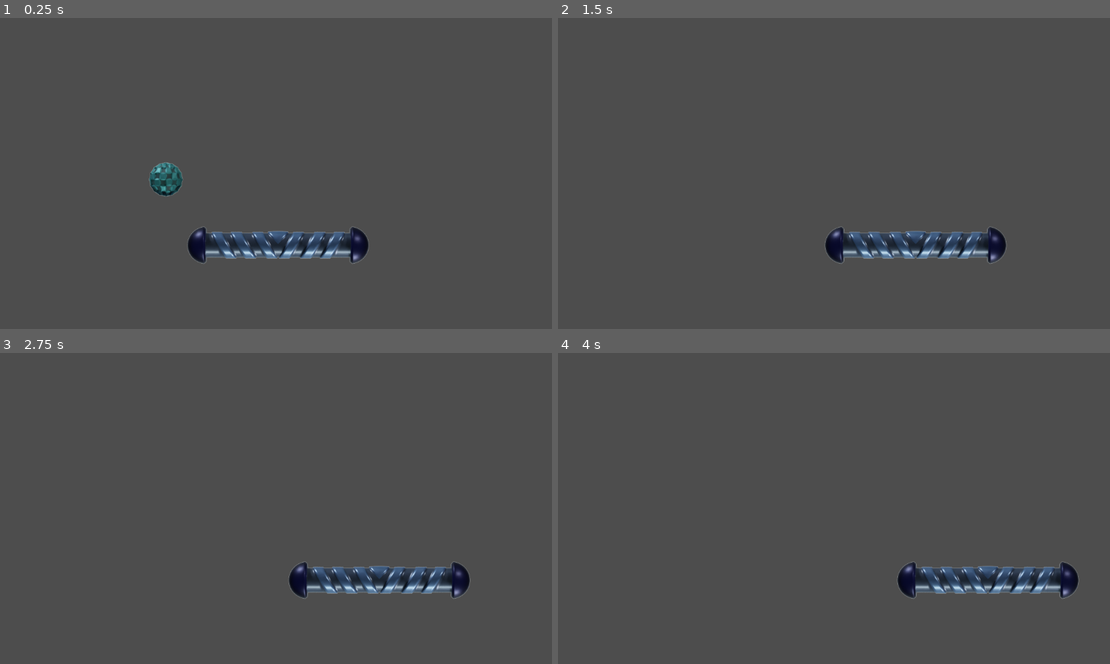
Above: before the commit, frames 1-4 (two rows, left to right).
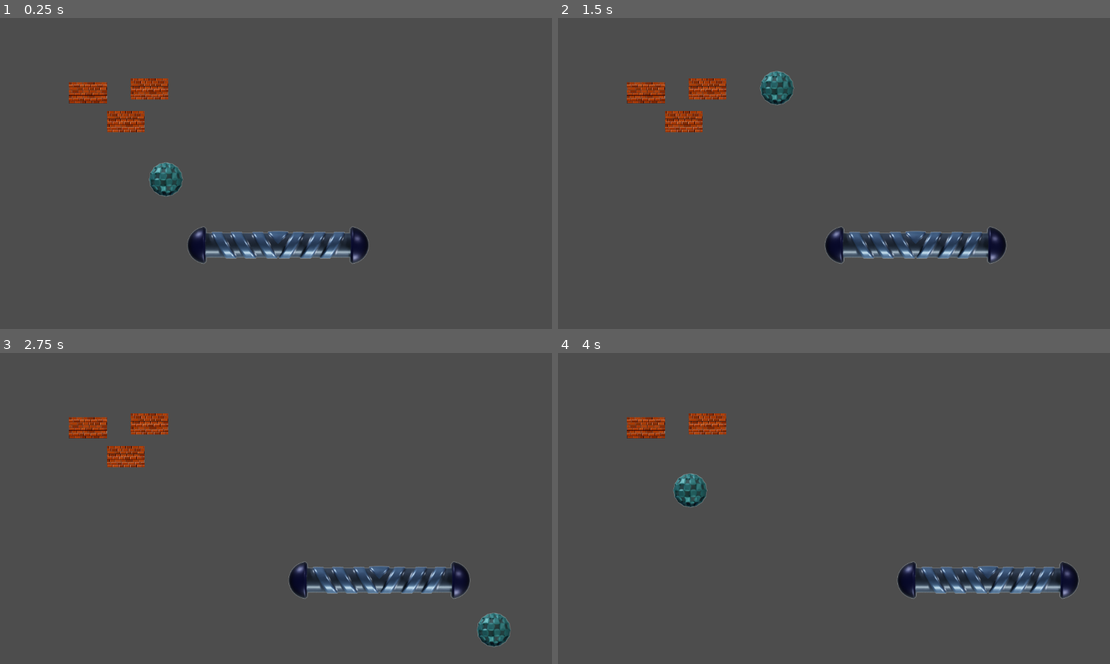
Above: after the commit, the same moments.

Repository: rkumayan/breakout
Game: Godot game, scene res://Scenes/main.tscn
The game is run twice, just before and just after one commit, with the same random seed, the same clock (stepped at 60 frames per second) and the same inputs.
Inputs:
- Up to frame 1 (0.25 s): no input
- Up to frame 2 (1.5 s): hold Right (ui_right) 0.53-1.28 s; hold Left (ui_left) from 1.28 s (still down)
- Up to frame 3 (2.75 s): release Left (ui_left) at 2.03 s; hold Right (ui_right) from 2.03 s (still down)
- Up to frame 4 (4 s): release Right (ui_right) at 3.53 s; hold Left (ui_left) from 3.53 s (still down)

The runs differ from the first frame. In frame 1, 1.4% of the frame differs, in the area x 12-31%, y 19-37%; in frame 2, 1.9%, in the area x 12-43%, y 16-37%; in frame 3, 1.9%; in frame 4, 1.5%.

Commit message:
added multiple balls

Diff:
--- a/Scenes/main.tscn
+++ b/Scenes/main.tscn
@@ -1,9 +1,11 @@
-[gd_scene load_steps=9 format=3 uid="uid://c22rmrb1nnbld"]
+[gd_scene load_steps=12 format=3 uid="uid://c22rmrb1nnbld"]
 
 [ext_resource type="Script" path="res://scripts/player.gd" id="1_jqdgr"]
 [ext_resource type="Texture2D" uid="uid://dv6aldhor8wm3" path="res://assets/player.png" id="2_tn4ox"]
 [ext_resource type="Script" path="res://scripts/ball.gd" id="3_qe1sg"]
 [ext_resource type="Texture2D" uid="uid://cm2h4wfko276a" path="res://assets/ball.png" id="4_wly2y"]
+[ext_resource type="Script" path="res://scripts/brick.gd" id="5_6oa7m"]
+[ext_resource type="Texture2D" uid="uid://57i3p5gim6f4" path="res://assets/brick.jpeg" id="6_de30q"]
 
 [sub_resource type="RectangleShape2D" id="RectangleShape2D_ccfd4"]
 size = Vector2(1157, 30)
@@ -17,6 +19,9 @@
 [sub_resource type="CircleShape2D" id="CircleShape2D_ife6b"]
 radius = 34.0147
 
+[sub_resource type="RectangleShape2D" id="RectangleShape2D_ygo6y"]
+size = Vector2(79, 45)
+
 [node name="Node2D" type="Node2D"]
 
 [node name="walls" type="Node2D" parent="."]
@@ -24,7 +29,7 @@
 [node name="top" type="StaticBody2D" parent="walls"]
 
 [node name="CollisionShape2D" type="CollisionShape2D" parent="walls/top"]
-position = Vector2(598, -15)
+position = Vector2(576, -14)
 shape = SubResource("RectangleShape2D_ccfd4")
 
 [node name="bottom" type="StaticBody2D" parent="walls"]
@@ -68,4 +73,44 @@
 position = Vector2(502, 187)
 shape = SubResource("CircleShape2D_ife6b")
 
+[node name="brick" type="Area2D" parent="."]
+script = ExtResource("5_6oa7m")
+
+[node name="Sprite2D" type="Sprite2D" parent="brick"]
+position = Vector2(189.75, 156.875)
+scale = Vector2(0.424324, 0.25578)
+texture = ExtResource("6_de30q")
+
+[node name="CollisionShape2D" type="CollisionShape2D" parent="brick"]
+position = Vector2(189.5, 156.5)
+shape = SubResource("RectangleShape2D_ygo6y")
+
+[node name="brick2" type="Area2D" parent="."]
+script = ExtResource("5_6oa7m")
+
+[node name="Sprite2D" type="Sprite2D" parent="brick2"]
+position = Vector2(268, 217)
+scale = Vector2(0.424324, 0.25578)
+texture = ExtResource("6_de30q")
+
+[node name="CollisionShape2D" type="CollisionShape2D" parent="brick2"]
+position = Vector2(268, 219)
+shape = SubResource("RectangleShape2D_ygo6y")
+
+[node name="brick3" type="Area2D" parent="."]
+script = ExtResource("5_6oa7m")
+
+[node name="Sprite2D" type="Sprite2D" parent="brick3"]
+position = Vector2(317, 149)
+scale = Vector2(0.424324, 0.25578)
+texture = ExtResource("6_de30q")
+
+[node name="CollisionShape2D" type="CollisionShape2D" parent="brick3"]
+position = Vector2(318, 150)
+shape = SubResource("RectangleShape2D_ygo6y")
+
+[connection signal="area_entered" from="ball" to="ball" method="_on_area_entered"]
 [connection signal="body_entered" from="ball" to="ball" method="_on_body_entered"]
+[connection signal="area_entered" from="brick" to="brick" method="_on_area_entered"]
+[connection signal="area_entered" from="brick2" to="brick2" method="_on_area_entered"]
+[connection signal="area_entered" from="brick3" to="brick3" method="_on_area_entered"]
--- a/scripts/ball.gd
+++ b/scripts/ball.gd
@@ -6,19 +6,32 @@
 	position += Vector2(add_x,add_y)
 	pass
 
+#a function to return the name of node that entered in ball
+func return_node(str):
+	var node_string : String = ""
+	for ch in str:
+		if( ch != ':'):
+			node_string += ch
+		else:
+			break
+	return node_string
 
+	#for collision of ball between player or walls
 func _on_body_entered(body):
+	var body_node_name = return_node( str(body))
+
 	#player entered
-	if( str(body) == "player:<CharacterBody2D#27497858266>"):
+	if( body_node_name == "player"):
 		add_y = -add_y
 	#collided with right or left wall
-	if( str(body) == "right:<StaticBody2D#27464303832>" or str(body) ==  "left:<StaticBody2D#27430749398>"):
+	if( body_node_name == "right" or body_node_name ==  "left"):
 		add_x = -add_x
 
 	#collided with top or bottom wall
-	if( str(body) == "top:<StaticBody2D#27363640526>" or str(body) == "bottom:<StaticBody2D#27397194956>"):
+	if( body_node_name == "top" or body_node_name == "bottom"):
 		add_y = -add_y
 
-	print(body)
 
-	pass
+#for collision of ball with brick
+func _on_area_entered(area):
+	add_y = -add_y
--- /dev/null
+++ b/scripts/brick.gd
@@ -0,0 +1,17 @@
+extends Area2D
+
+
+# Called when the node enters the scene tree for the first time.
+func _ready():
+	pass # Replace with function body.
+
+
+# Called every frame. 'delta' is the elapsed time since the previous frame.
+func _process(delta):
+	pass
+
+
+func _on_area_entered(area):
+
+	print('something entered')
+	queue_free()
